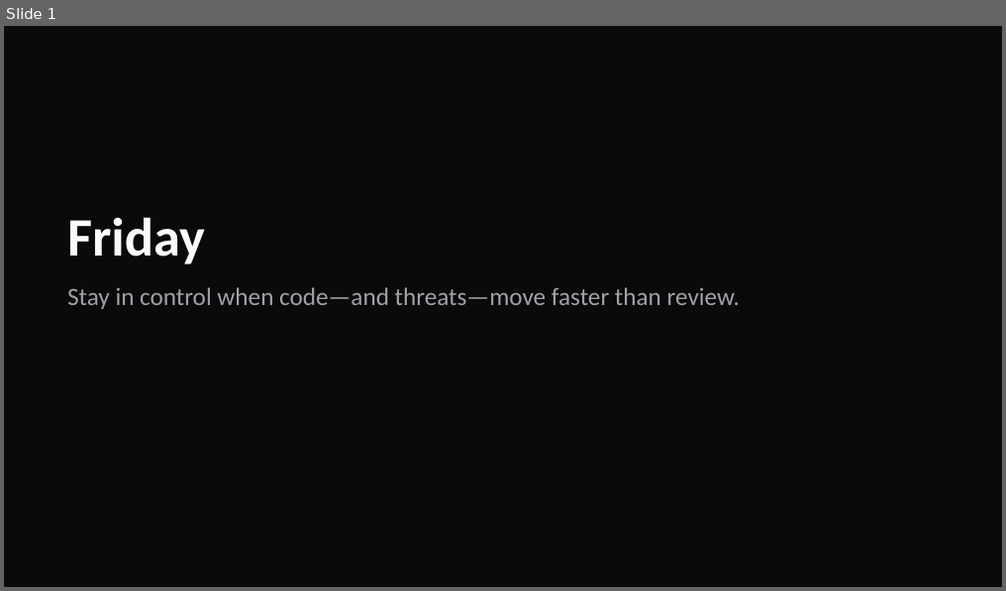
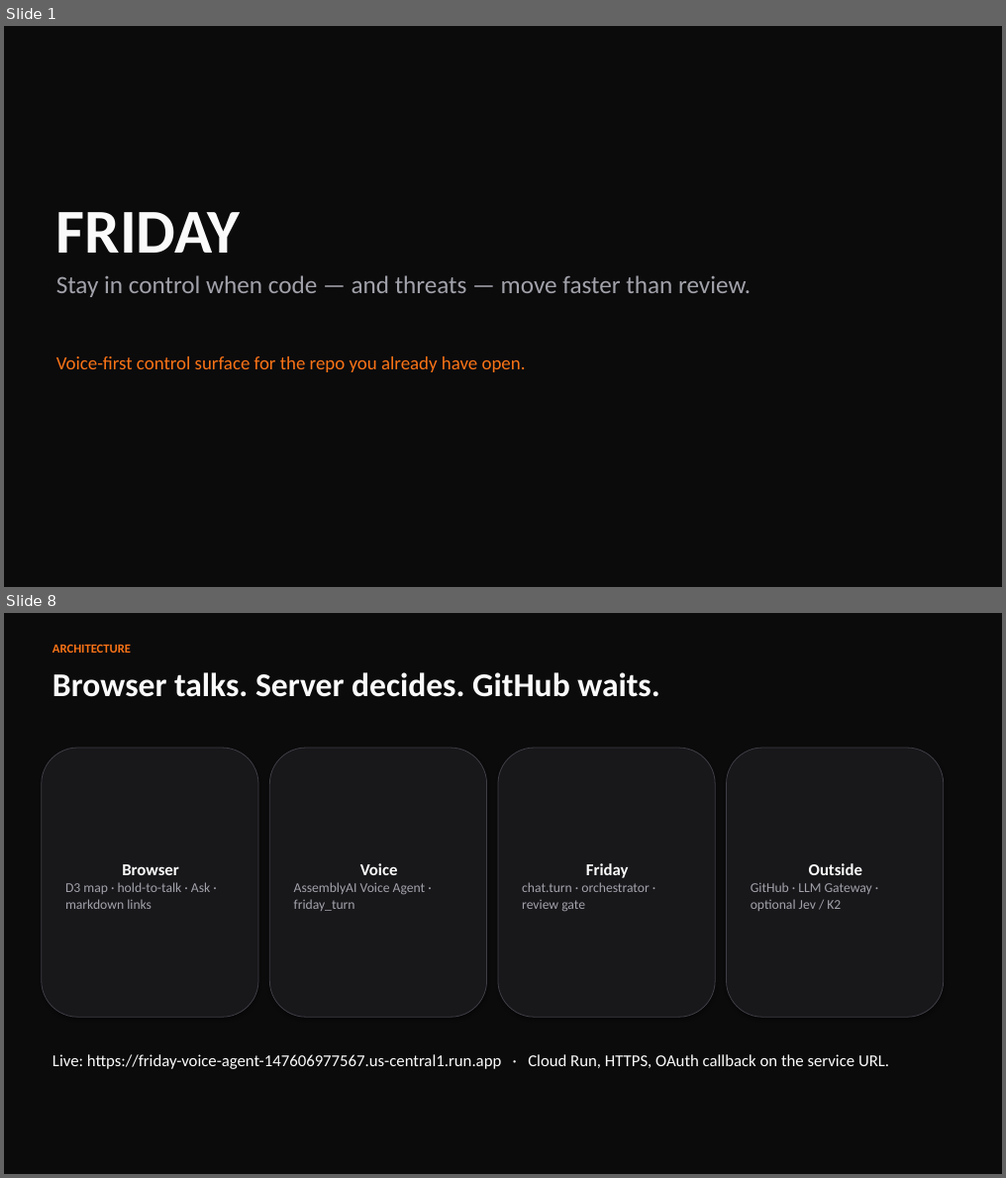
Before and after one commit to hatif03/friday-voice-agent, a slide deck: docs/presentation/Friday-Voice-Agent.pptx. Shown one above the other, each under a label of ours: slide 1 before the commit, slides 1 and 8 after it; the slides between them are not shown. The pictures are 1006x591 and 1006x1178 pixels, drawn with LibreOffice and Linux fonts; fonts in the diff are those of the drawing. Boxes give left, top, right and bottom in pixels: in the first picture for what was removed or moved away, otherwise in the second. Text is boxed around its words. In the diff, an @@ line names an element or a change of style, - is before the commit and + after.

Commit message:
docs: add demo script for Friday voice agent and enhance pitch deck generation
Introduce a comprehensive demo script for showcasing the Friday voice agent's capabilities, emphasizing its interaction with GitHub. Additionally, improve the pitch deck generation script with updated styling and layout adjustments for better presentation quality.

```diff
--- a/docs/presentation/Friday-Voice-Agent.pptx
+++ b/docs/presentation/Friday-Voice-Agent.pptx
@@ slide 8 added at (4, 613, 1002, 1174), background #FFFFFF @@
@@ rectangle added at (4, 613, 1002, 1174), fill #0B0B0C @@
@@ text added at (53, 644, 131, 653), 12 pt, text #F97316, bold @@
+ARCHITECTURE
@@ text added at (53, 672, 660, 697), 32 pt, text #FAFAFA, bold @@
+Browser talks. Server decides. GitHub waits.
@@ rounded rectangle added at (42, 748, 258, 1017), fill #18181B, outline #3F3F46 0.75 pt, 13 pt, text #A1A1AA @@
+Browser
+D3 map · hold-to-talk · Ask · markdown links
@@ rounded rectangle added at (269, 748, 487, 1017), fill #18181B, outline #3F3F46 0.75 pt, 13 pt, text #A1A1AA @@
+Voice
+AssemblyAI Voice Agent · friday_turn
@@ rounded rectangle added at (498, 748, 715, 1017), fill #18181B, outline #3F3F46 0.75 pt, 13 pt, text #A1A1AA @@
+Friday
+chat.turn · orchestrator · review gate
@@ rounded rectangle added at (727, 748, 944, 1017), fill #18181B, outline #3F3F46 0.75 pt, 13 pt, text #A1A1AA @@
+Outside
+GitHub · LLM Gateway · optional Jev / K2
@@ text added at (53, 1055, 889, 1069), 16 pt, text #FAFAFA @@
+Live: https://friday-voice-agent-147606977567.us-central1.run.app · Cloud Run, HTTPS, OAuth callback on the service URL.
@@ slide 1 changed as well @@
@@ background #0A0A0A to #FFFFFF @@
@@ rectangle added at (4, 26, 1002, 587), fill #0B0B0C @@
@@ text at (56, 212, 240, 253): text changed; size 52 to 60 pt @@
-Friday
+FRIDAY
@@ text at (56, 275, 750, 297): spaces changed @@
-Stay in control when code—and threats—move faster than review.
+Stay in control when code — and threats — move faster than review.
@@ text added at (56, 357, 526, 372), 18 pt, text #F97316 @@
+Voice-first control surface for the repo you already have open.
```
Also in this commit, not shown: 9 other slides added, 12 slides removed, 2 other files.
